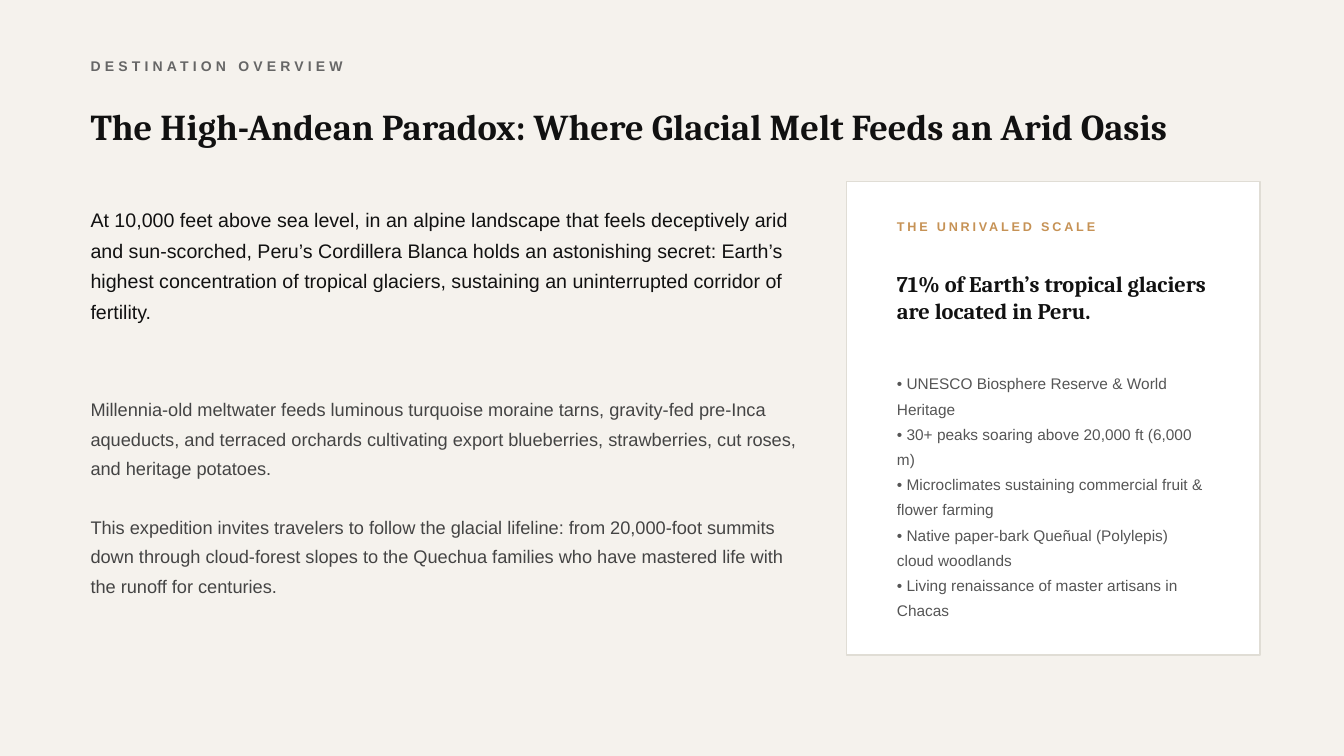
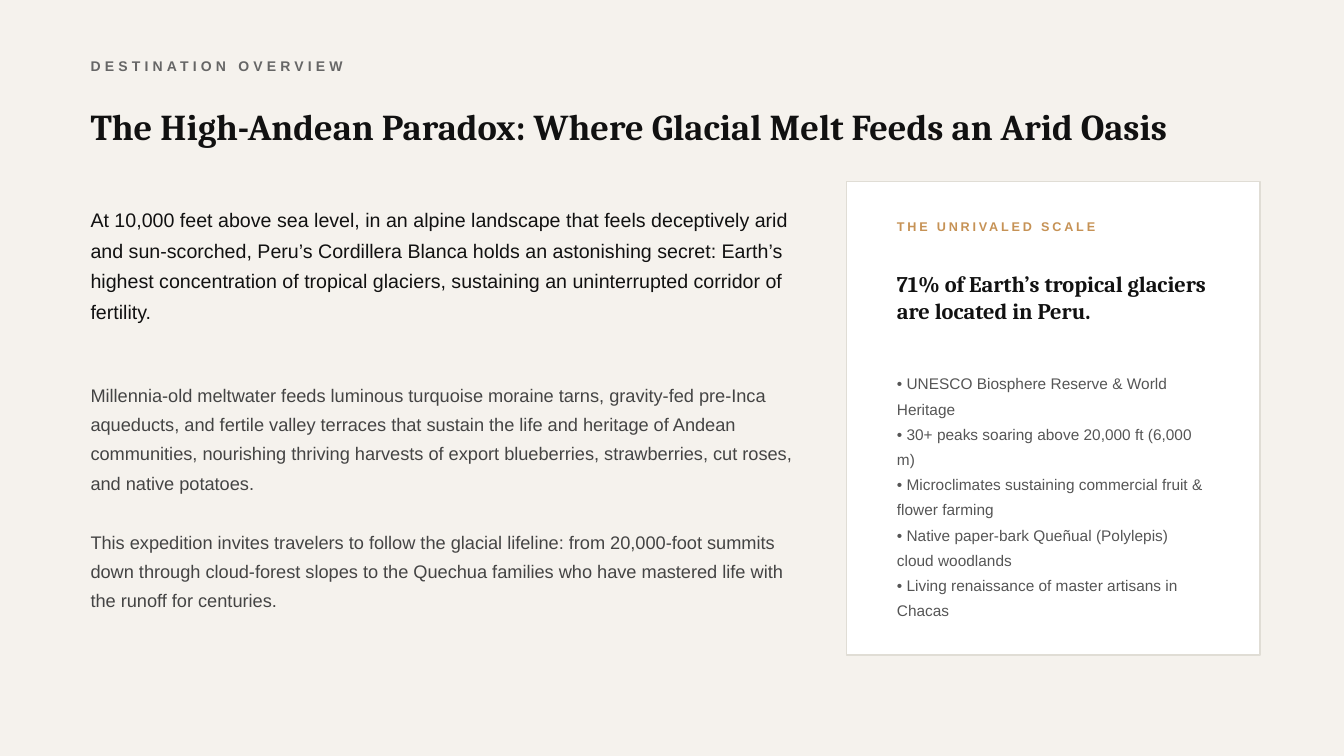
Before and after one commit to camichamorro/Kick-Off-Cordillera-Blanca, a slide deck: slide 3 of public/Explora_Cordillera_Blanca_Expedition.pptx. Drawn at 1344x756 pixels with LibreOffice and Linux fonts; fonts in the diff are those of the drawing. Boxes give left, top, right and bottom in pixels: in the first picture for what was removed or moved away, otherwise in the second. Text is boxed around its words. In the diff, an @@ line names an element or a change of style, - is before the commit and + after.

```diff
--- a/public/Explora_Cordillera_Blanca_Expedition.pptx
+++ b/public/Explora_Cordillera_Blanca_Expedition.pptx
@@ text at (x1=91, y1=389, x2=791, y2=494): text changed @@
-Millennia-old meltwater feeds luminous turquoise moraine tarns, gravity-fed pre-Inca aqueducts, and terraced orchards cultivating export blueberries, strawberries, cut roses, and heritage potatoes.
+Millennia-old meltwater feeds luminous turquoise moraine tarns, gravity-fed pre-Inca aqueducts, and fertile valley terraces that sustain the life and heritage of Andean communities, nourishing thriving harvests of export blueberries, strawberries, cut roses, and native potatoes.
```
Also in this commit, not shown: 5 other slides changed, 2 other files.
